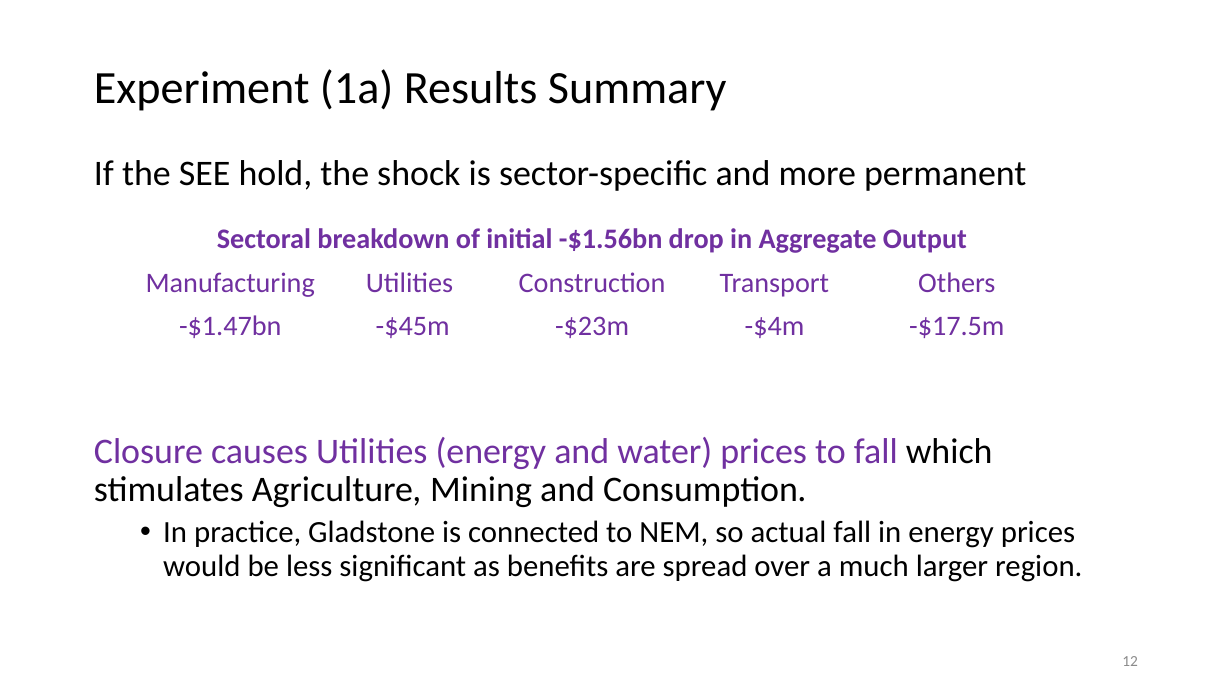
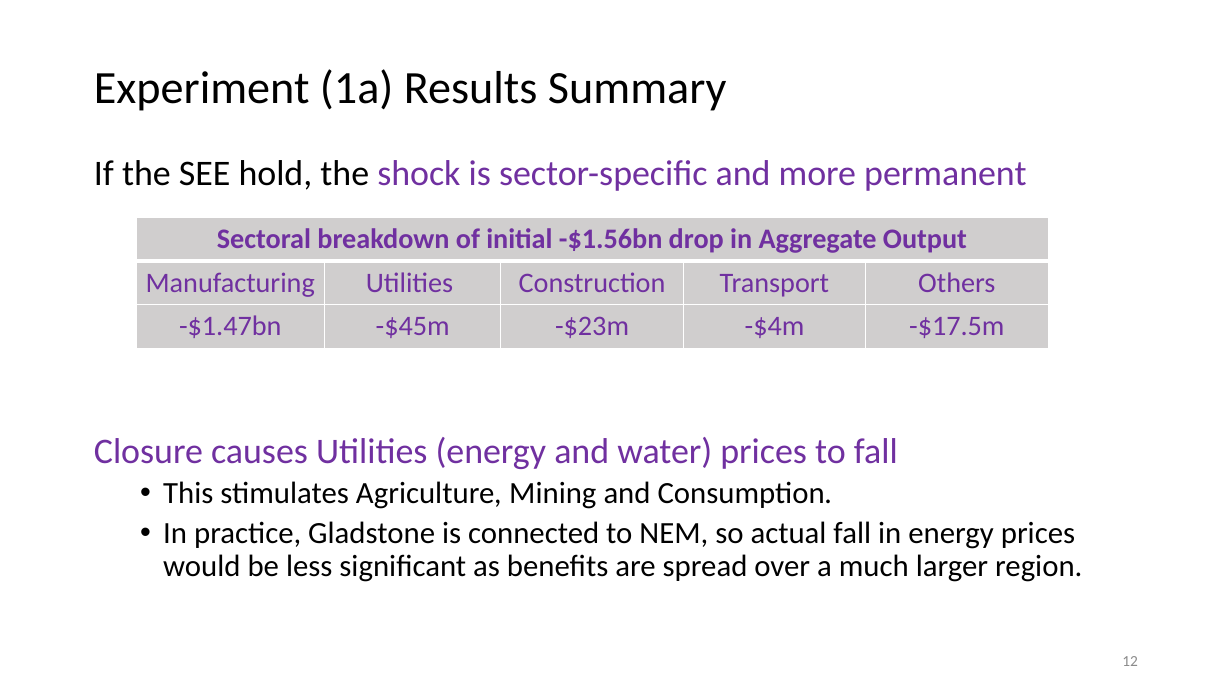
Before and after one commit to patrickocal/gladstone, a slide deck: slide 12 of powerpoint/glad-slides.pptx. Drawn at 1232x693 pixels with LibreOffice and Linux fonts; fonts in the diff are those of the drawing. Boxes give left, top, right and bottom in pixels: in the first picture for what was removed or moved away, otherwise in the second. Text is boxed around its words. In the diff, an @@ line names an element or a change of style, - is before the commit and + after.

Commit message:
slides updated

```diff
--- a/powerpoint/glad-slides.pptx
+++ b/powerpoint/glad-slides.pptx
@@ text at box(94, 160, 1026, 191): text colour #000000 to #7030A0 in "shock is sector-specific and more permanent" @@
@@ table at box(136, 217, 1047, 347) @@
@@ fill none to #D0CECE in 11 cells @@
@@ text at box(94, 437, 898, 509): text changed @@
-Closure causes Utilities (energy and water) prices to fall which stimulates Agriculture, Mining and Consumption.
+Closure causes Utilities (energy and water) prices to fall
+  • This stimulates Agriculture, Mining and Consumption.
```
Also in this commit, not shown: 6 other slides changed, 1 other file.
